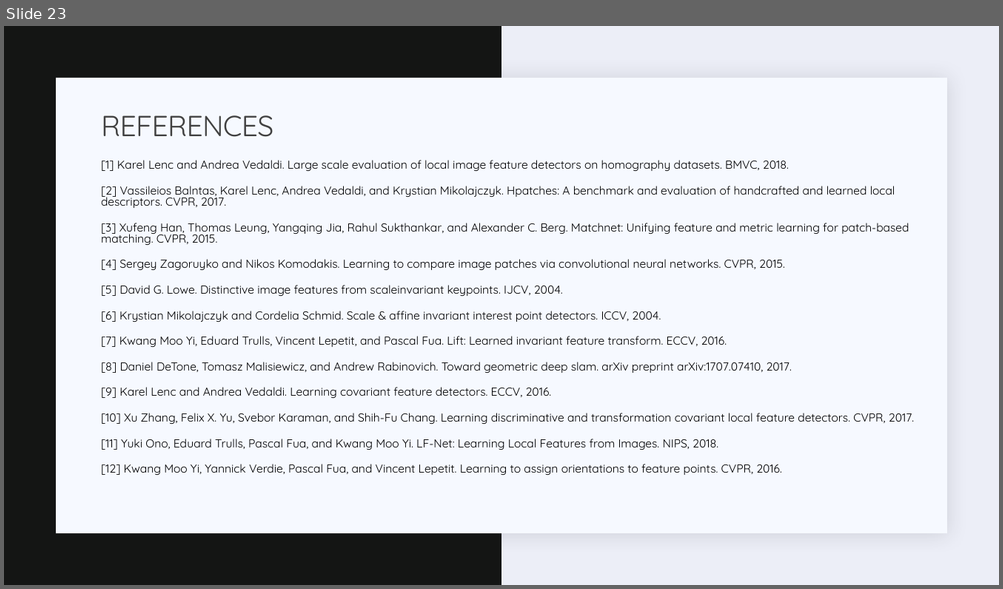
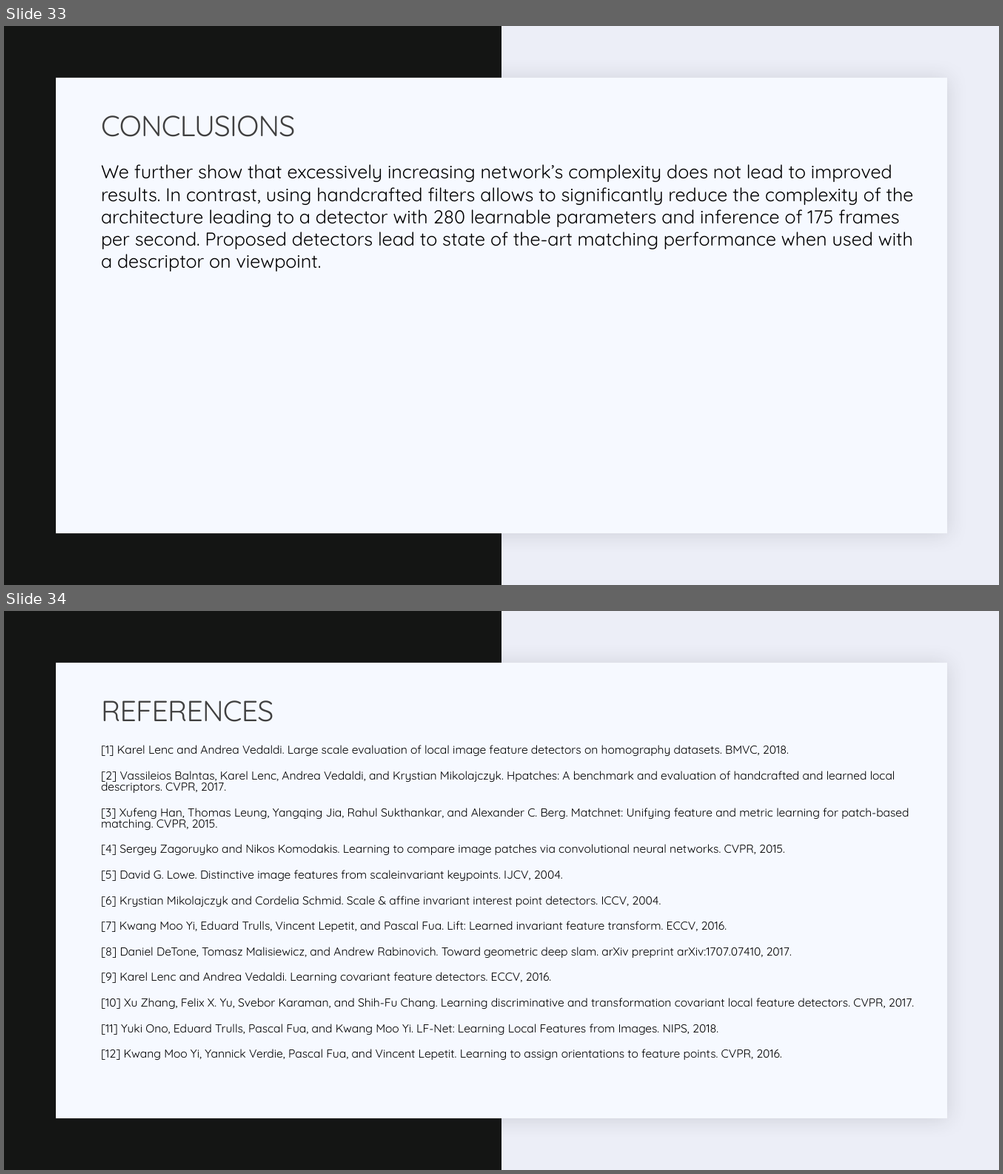
Before and after one commit to semnan-university-ai/Key.Net, a slide deck: slides.pptx. Shown one above the other, each under a label of ours: slide 23 before the commit, slides 33 and 34 after it. The pictures are 1003x589 and 1003x1174 pixels, drawn with LibreOffice and Linux fonts; fonts in the diff are those of the drawing. Boxes give left, top, right and bottom in pixels: in the first picture for what was removed or moved away, otherwise in the second. Text is boxed around its words. In the diff, an @@ line names an element or a change of style, - is before the commit and + after.

```diff
--- a/slides.pptx
+++ b/slides.pptx
@@ slide 33 added at <box>4,26,999,585</box>, background #ECEEF7; not listed: 2 template elements that a slide beside it also shows @@
@@ title added at <box>101,116,295,137</box>, 28 pt, text #404040 @@
+CONCLUSIONS
@@ text added at <box>101,164,913,272</box>, 18 pt, text #000000 @@
+  We further show that excessively increasing network’s complexity does not lead to improved results. In contrast, using handcrafted filters allows to significantly reduce the complexity of the architecture leading to a detector with 280 learnable parameters and inference of 175 frames per second. Proposed detectors lead to state of the-art matching performance when used with a descriptor on viewpoint.
@@ what was slide 23 is now slide 34 @@
```
Also in this commit, not shown: 11 slides changed, 20 other slides added, 10 slides removed, 4 other files.
